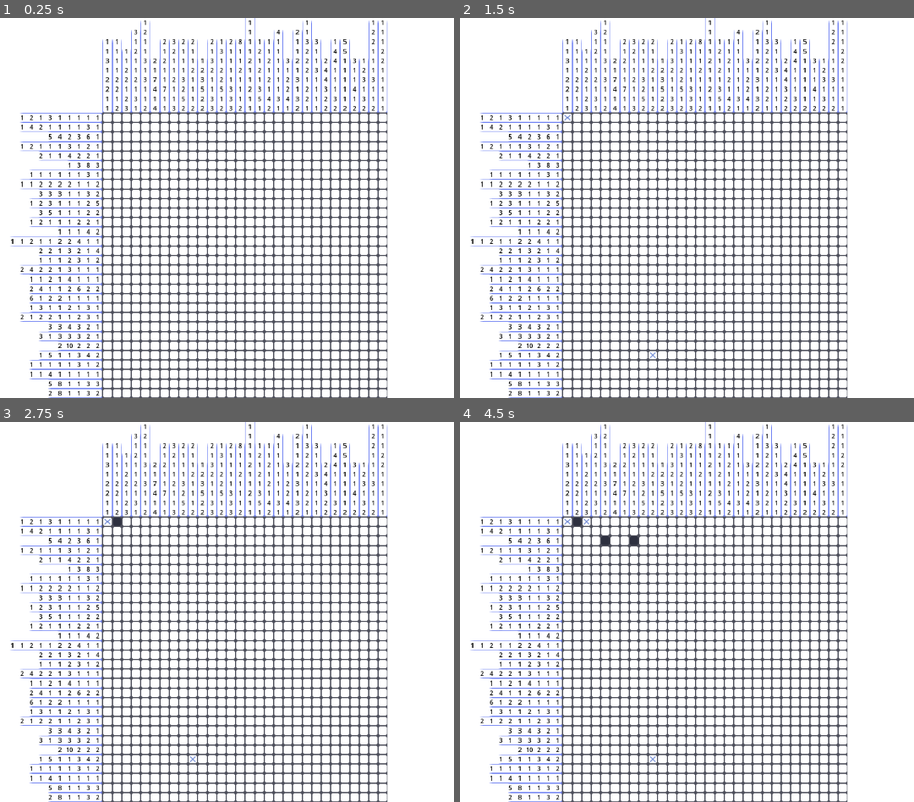
Above: before the commit, frames 1-4 (two rows, left to right).
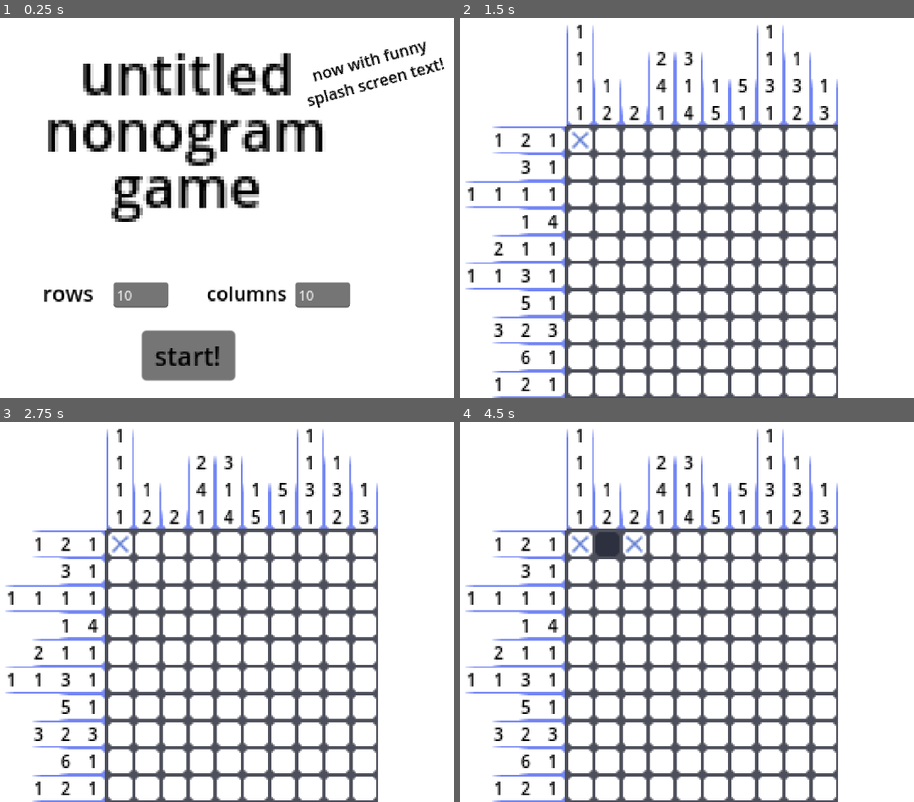
Above: after the commit, the same moments.

Repository: madibye/untitled-nonogram-game
Game: Godot game, scene res://scene/game.tscn
Two runs of this game, one before a commit and one after it. Both use one fixed random seed, a clock stepped at 60 frames per second and the inputs below. Before the commit the project starts from res://scene/board.tscn.
Inputs (mouse positions are in pixels of both pictures, inside the frame that each line leads up to; where the layout moved, square brackets give the same spot in the first picture):
- Up to frame 1 (0.25 s): no input
- Up to frame 2 (1.5 s): click (646, 356) at 0.5 s, where only the run after the commit has a clickable "start!"; click (578, 139) [568, 116] at 1.25 s
- Up to frame 3 (2.75 s): click (118, 520) at 2.02 s
- Up to frame 4 (4.5 s): click (605, 543) at 2.77 s; click (587, 520) at 3.52 s; click (632, 543) at 4.27 s

The runs differ from the first frame. In frame 1, 33% of the frame differs, in the area x 2-98%, y 0-100%; in frame 2, 35%; in frame 3, 35%; in frame 4, 35%, in the area x 1-86%, y 0-100%.

Commit message:
game: add title screen

Diff:
--- a/project.godot
+++ b/project.godot
@@ -12,12 +12,13 @@
 
 config/name="untitled-nonogram-game"
 config/description="a nonogram solver i'm making in godot"
-run/main_scene="res://scene/board.tscn"
+run/main_scene="res://scene/game.tscn"
 config/features=PackedStringArray("4.2", "GL Compatibility")
 boot_splash/show_image=false
 boot_splash/fullsize=false
 boot_splash/use_filter=false
-config/icon="res://icon.svg"
+config/icon="res://tex/utngicon.png"
+config/windows_native_icon="res://tex/utngicon.ico"
 
 [autoload]
 
--- a/scene/board.tscn
+++ b/scene/board.tscn
@@ -1,7 +1,6 @@
-[gd_scene load_steps=3 format=3 uid="uid://6op08w2o28vd"]
+[gd_scene load_steps=2 format=3 uid="uid://6op08w2o28vd"]
 
 [ext_resource type="Script" path="res://script/board/board.gd" id="1_8xjcm"]
-[ext_resource type="PackedScene" uid="uid://cd28m4aahpnbw" path="res://scene/grid.tscn" id="2_du2q3"]
 
 [node name="Board" type="Control"]
 layout_mode = 3
@@ -13,20 +12,5 @@
 grow_horizontal = 2
 grow_vertical = 2
 script = ExtResource("1_8xjcm")
-
-[node name="GridMargin" type="AspectRatioContainer" parent="."]
-layout_mode = 1
-anchors_preset = 8
-anchor_left = 0.5
-anchor_top = 0.5
-anchor_right = 0.5
-anchor_bottom = 0.5
-offset_left = -20.0
-offset_top = -20.0
-offset_right = 20.0
-offset_bottom = 20.0
-grow_horizontal = 2
-grow_vertical = 2
-
-[node name="Grid" parent="GridMargin" instance=ExtResource("2_du2q3")]
-layout_mode = 2
+rows = 10
+columns = 10
--- /dev/null
+++ b/scene/game.tscn
@@ -0,0 +1,14 @@
+[gd_scene load_steps=2 format=3 uid="uid://1hdfmx743jbt"]
+
+[ext_resource type="Script" path="res://script/game.gd" id="1_kirgj"]
+
+[node name="Game" type="Control"]
+layout_mode = 3
+anchors_preset = 8
+anchor_left = 0.5
+anchor_top = 0.5
+anchor_right = 0.5
+anchor_bottom = 0.5
+grow_horizontal = 2
+grow_vertical = 2
+script = ExtResource("1_kirgj")
--- /dev/null
+++ b/scene/title.tscn
@@ -0,0 +1,144 @@
+[gd_scene load_steps=2 format=3 uid="uid://oo1c1ancpxgp"]
+
+[ext_resource type="Script" path="res://script/title/title.gd" id="1_vu8a0"]
+
+[node name="TitleScreen" type="Control"]
+layout_mode = 3
+anchors_preset = 8
+anchor_left = 0.5
+anchor_top = 0.5
+anchor_right = 0.5
+anchor_bottom = 0.5
+grow_horizontal = 2
+grow_vertical = 2
+script = ExtResource("1_vu8a0")
+
+[node name="Title" type="RichTextLabel" parent="."]
+layout_mode = 1
+anchors_preset = 5
+anchor_left = 0.5
+anchor_right = 0.5
+offset_left = -251.0
+offset_top = -300.0
+offset_right = -167.0
+offset_bottom = -244.0
+grow_horizontal = 2
+scale = Vector2(6, 6)
+theme_override_colors/default_color = Color(0, 0, 0, 1)
+theme_override_constants/line_separation = -7
+bbcode_enabled = true
+text = "[center]untitled nonogram game[/center]"
+
+[node name="SplashText" type="RichTextLabel" parent="."]
+layout_mode = 1
+anchors_preset = -1
+anchor_left = 0.58
+anchor_top = 0.275
+anchor_right = 0.58
+anchor_bottom = 0.275
+offset_left = 231.0
+offset_top = -257.0
+offset_right = 401.0
+offset_bottom = -209.0
+grow_horizontal = 2
+rotation = -0.270526
+scale = Vector2(1.635, 1.635)
+pivot_offset = Vector2(85, 24)
+theme_override_colors/default_color = Color(0, 0, 0, 1)
+bbcode_enabled = true
+text = "[center]now with funny splash screen text![/center]"
+
+[node name="StartButton" type="Button" parent="."]
+layout_mode = 1
+anchors_preset = 7
+anchor_left = 0.5
+anchor_top = 1.0
+anchor_right = 0.5
+anchor_bottom = 1.0
+offset_left = -79.5
+offset_top = 208.62
+offset_right = -21.5
+offset_bottom = 239.62
+grow_horizontal = 2
+grow_vertical = 0
+scale = Vector2(2.75, 2.75)
+theme_override_colors/font_color = Color(0, 0, 0, 1)
+text = "start!"
+
+[node name="RowsLabel" type="RichTextLabel" parent="."]
+layout_mode = 1
+anchors_preset = 7
+anchor_left = 0.5
+anchor_top = 1.0
+anchor_right = 0.5
+anchor_bottom = 1.0
+offset_left = -232.5
+offset_top = 135.385
+offset_right = -176.5
+offset_bottom = 161.385
+grow_horizontal = 2
+grow_vertical = 0
+scale = Vector2(2.32, 2.32)
+pivot_offset = Vector2(28, 13)
+theme_override_colors/default_color = Color(0, 0, 0, 1)
+theme_override_constants/line_separation = -7
+bbcode_enabled = true
+text = "[center]rows[/center]"
+
+[node name="RowSpinBox" type="SpinBox" parent="."]
+layout_mode = 1
+anchors_preset = 7
+anchor_left = 0.5
+anchor_top = 1.0
+anchor_right = 0.5
+anchor_bottom = 1.0
+offset_left = -127.5
+offset_top = 127.415
+offset_right = -44.4375
+offset_bottom = 158.415
+grow_horizontal = 2
+grow_vertical = 0
+scale = Vector2(1.39, 1.39)
+min_value = 5.0
+max_value = 50.0
+value = 10.0
+
+[node name="ColsLabel" type="RichTextLabel" parent="."]
+layout_mode = 1
+anchors_preset = 7
+anchor_left = 0.5
+anchor_top = 1.0
+anchor_right = 0.5
+anchor_bottom = 1.0
+offset_left = 58.5
+offset_top = 135.385
+offset_right = 138.5
+offset_bottom = 161.385
+grow_horizontal = 2
+grow_vertical = 0
+scale = Vector2(2.085, 2.085)
+pivot_offset = Vector2(38, 13)
+theme_override_colors/default_color = Color(0, 0, 0, 1)
+theme_override_constants/line_separation = -7
+bbcode_enabled = true
+text = "[center]columns[/center]"
+
+[node name="ColSpinBox" type="SpinBox" parent="."]
+layout_mode = 1
+anchors_preset = 7
+anchor_left = 0.5
+anchor_top = 1.0
+anchor_right = 0.5
+anchor_bottom = 1.0
+offset_left = 182.5
+offset_top = 127.415
+offset_right = 265.563
+offset_bottom = 158.415
+grow_horizontal = 2
+grow_vertical = 0
+scale = Vector2(1.39, 1.39)
+min_value = 5.0
+max_value = 50.0
+value = 10.0
+
+[connection signal="pressed" from="StartButton" to="." method="_on_start_button_pressed"]
--- a/script/board/board.gd
+++ b/script/board/board.gd
@@ -2,9 +2,13 @@
 extends Control
 
 var prev_size: Vector2
-@onready var grid: Grid = $GridMargin/Grid
+@export var rows: int
+@export var columns: int
+@onready var grid: Grid
 
 func _ready():
+	grid = Grid.new_grid(rows, columns)
+	add_child(grid)
 	Signals.size_changed.connect(_on_size_changed)
 
 func _process(_delta):
@@ -16,3 +20,9 @@
 func _on_size_changed(new_size: Vector2):
 	var ratio = new_size / grid.get_rect().size
 	grid.scale = grid.scale * Vector2([ratio.x, ratio.y].min(), [ratio.x, ratio.y].min())
+
+static func new_board(rows: int, columns: int) -> Board:
+	var board: Board = Resources.board_scene.instantiate()
+	board.rows = rows
+	board.columns = columns
+	return board
--- a/script/board/grid.gd
+++ b/script/board/grid.gd
@@ -13,11 +13,9 @@
 @onready var rows: int
 
 func _ready():
-	populate_squares()
-	await get_tree().process_frame
 	pivot_offset = get_rect().size / 2
 
-func populate_squares(r = sq_rows, c = sq_cols):
+func populate_squares(r, c):
 	set_grid_size(r, c)
 	while squares.size() < (sq_rows*sq_cols):
 		squares.append(make_square(squares.size() % sq_cols, floor(float(squares.size()) / float(sq_cols))))
@@ -101,3 +99,8 @@
 		else:
 			ret_list.append(i)
 	return ret_list
+
+static func new_grid(rows: int, columns: int):
+	var grid: Grid = Resources.grid_scene.instantiate()
+	grid.populate_squares(rows, columns)
+	return grid
--- /dev/null
+++ b/script/game.gd
@@ -0,0 +1,13 @@
+class_name Game
+extends Control
+
+# The origin scene. Manages scene changes.
+var current_scene
+
+func _ready():
+	change_scene(Resources.title_scene.instantiate())
+
+func change_scene(scene):
+	if current_scene: remove_child(current_scene)
+	current_scene = scene
+	add_child(current_scene)
--- a/script/global/resources.gd
+++ b/script/global/resources.gd
@@ -3,3 +3,6 @@
 var sq_scene: PackedScene = preload("res://scene/square.tscn")
 var vo_sq_scene: PackedScene = preload("res://scene/vo_square.tscn")
 var sq_tex: Resource = preload("res://scene/squares.tres")
+var board_scene: PackedScene = preload("res://scene/board.tscn")
+var grid_scene: PackedScene = preload("res://scene/grid.tscn")
+var title_scene: PackedScene = preload("res://scene/title.tscn")
--- /dev/null
+++ b/script/title/title.gd
@@ -0,0 +1,22 @@
+class_name TitleScreen
+extends Control
+
+@onready var title_label: RichTextLabel = $Title
+@onready var splash_label: RichTextLabel = $SplashText
+@onready var row_sb: SpinBox = $RowSpinBox
+@onready var col_sb: SpinBox = $ColSpinBox
+
+
+func _ready():
+	var tween = get_tree().create_tween()
+	var start_scale = splash_label.scale
+	tween.set_loops()
+	tween.tween_property(splash_label, "scale", start_scale * 1.1, 0.7).set_ease(Tween.EASE_IN_OUT).set_trans(Tween.TRANS_QUAD)
+	tween.tween_property(splash_label, "scale", start_scale, 0.7).set_ease(Tween.EASE_IN_OUT).set_trans(Tween.TRANS_QUAD)
+
+func _process(_delta):
+	splash_label.pivot_offset = splash_label.size / 2
+
+func _on_start_button_pressed():
+	var game: Game = get_parent()
+	game.change_scene(Board.new_board(row_sb.value, col_sb.value))
Not shown, changed: export_presets.cfg
Binary file added: tex/utngicon.ico
Binary file added: tex/utngicon.png
Not shown, added: tex/utngicon.png.import
Not shown, changed: untitled-nonogram-game.exe
